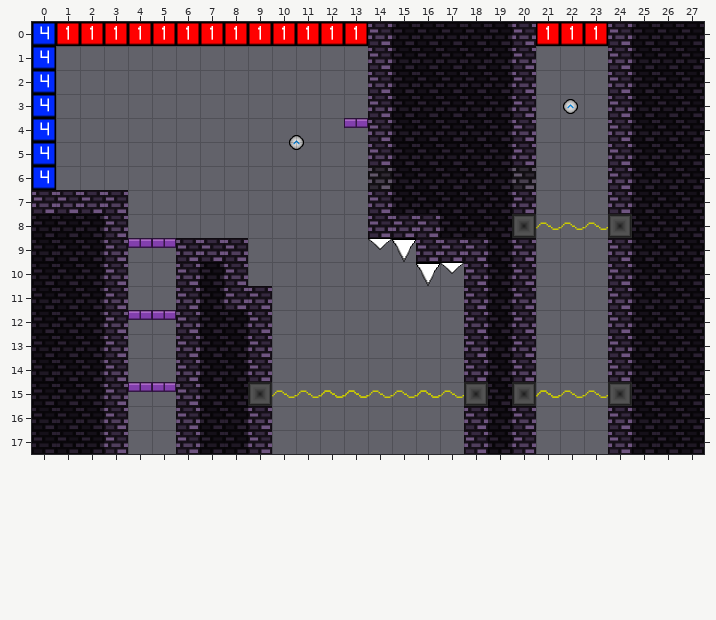
Tiled map, stored at assets/data/chapters/chapter1/ch1-map102.tmx. The picture above was drawn from the file before the commit.
Cells are 50x50 px. Shown: x 0..27, y 0..17.
After the commit:
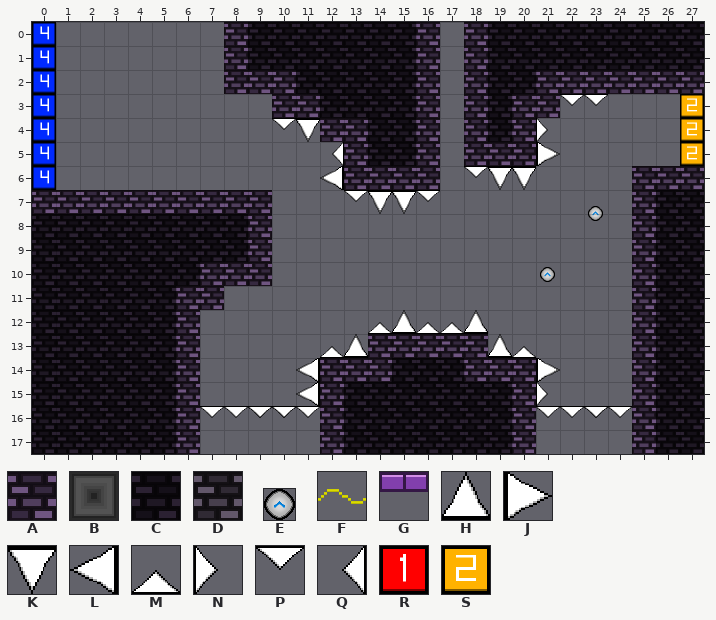
Key: from "chapter1tiles": A 0, B 6, C 8, D 39; from "double_jump": E 0; from "laser": F 0; from "slab": G 0; from "spike": H 0, J 1, K 2, L 3, M 4, N 5, P 6, Q 7; from "transition-tiles": R 0, S 1.
_ is an empty cell.
Objects are placed by their top-left corner, in cells (3,4 is the top-left corner of cell 3,4); size is 1x1 cell unless given.
Tiles replaced or removed in this view: A, B, C, D.
Change:
Changed rows in their new state; . is an unchanged cell.
Layer "tiles-main":
first column x 3:
 0 .....A....._.A.A._..._...
 1 .....A....._.A.A._..._...
 2 .....AAA..._.A.A._AAA.AAA
 3 .......AA.._.A.A..A.._...
 4 .........AA_.A.A....._...
 5 ..........A_.A_AA...._...
 6 ..........AAAA......._AAA
 7 .AAAAAA...._______..._A..
 8 _.....A....___..._..._A..
 9 _..___A......___._..._A..
10 _.._A.A........_._..._A..
11 _...A__........_._..._A..
12 _....._........_._..._A..
13 _....._....AAAA.._..._A..
14 _....._..AAA....A...._A..
15 _....._..A....._.A..._A..
16 _....._..A....._....._A..
17 _....._..A....._....._A..
Layer "tiles-deco":
first column x 3:
 0 ......CCCCCC.___.CCCCC...
 1 ......CCCCCC.___.CCCCC...
 2 ........CCCC.___.C....___
 3 .........CCC.___......___
 4 ...........C.___......___
 5 ...........C..........___
 6 ..........._______....___
 7 ......................_..
 8 CCCCCC........___....._..
 9 CCCCCC.........._....._..
10 CCCC_..........._....._..
11 CCC._..........._....._..
12 CCC.__.........._....._..
13 CCC.__.........._....._..
14 CCC.__......CCC._....._..
15 CCC.__....CCCCCC......_..
16 CCC.__....CCCCCC......_..
17 CCC.__....CCCCCC......_..
Layer "spike-normal":
added: P "spike" at 23,3
added: P "spike" at 22,3
added: P "spike" at 10,4
added: N "spike" at 21,4
added: K "spike" at 11,4
added: J "spike" at 21,5
added: Q "spike" at 12,5
added: P "spike" at 18,6
added: L "spike" at 12,6
added: K "spike" at 20,6
added: K "spike" at 19,6
added: P "spike" at 16,7
added: P "spike" at 13,7
added: K "spike" at 14,7
added: K "spike" at 15,7
added: M "spike" at 14,12
added: M "spike" at 16,12
added: M "spike" at 17,12
added: H "spike" at 15,12
added: H "spike" at 18,12
added: M "spike" at 12,13
added: M "spike" at 20,13
added: H "spike" at 13,13
added: H "spike" at 19,13
added: L "spike" at 11,14
added: J "spike" at 21,14
added: N "spike" at 21,15
added: L "spike" at 11,15
added: P "spike" at 7,16
added: P "spike" at 8,16
added: P "spike" at 9,16
added: P "spike" at 9,16
added: P "spike" at 10,16
added: P "spike" at 10,16
added: P "spike" at 11,16
added: P "spike" at 21,16
added: P "spike" at 22,16
added: P "spike" at 23,16
added: P "spike" at 23,16
added: P "spike" at 24,16
removed: P "spike" at 14,9
removed: K "spike" at 15,9
removed: P "spike" at 17,10
removed: K "spike" at 16,10
Layer "laser":
removed: F "laser" at 21,8
removed: F "laser" at 23,8
removed: F "laser" at 22,8
removed: F "laser" at 10,15
removed: F "laser" at 11,15
removed: F "laser" at 12,15
removed: F "laser" at 12,15
removed: F "laser" at 13,15
removed: F "laser" at 13,15
removed: F "laser" at 14,15
removed: F "laser" at 15,15
removed: F "laser" at 16,15
removed: F "laser" at 16,15
removed: F "laser" at 17,15
removed: F "laser" at 21,15
removed: F "laser" at 21,15
removed: F "laser" at 23,15
removed: F "laser" at 22,15
Layer "doubleJump":
added: E "doubleJump" at 23.2,7.7 size 0.6x0.6
added: E "doubleJump" at 21.1,10.2 size 0.6x0.6
removed: E "doubleJump" at 22.1,3.2 size 0.6x0.6
removed: E "doubleJump" at 10.7,4.7 size 0.6x0.6
Layer "slab":
removed: G "slab" at 13,4
removed: G "slab" at 4,9
removed: G "slab" at 5,9
removed: G "slab" at 4,12
removed: G "slab" at 5,12
removed: G "slab" at 4,15
removed: G "slab" at 5,15
Layer "warps":
added: S "warp" at 27,3
added: S "warp" at 27,4
added: S "warp" at 27,5
removed: R "warp" at 1,0
removed: R "warp" at 2,0
removed: R "warp" at 3,0
removed: R "warp" at 4,0
removed: R "warp" at 5,0
removed: R "warp" at 6,0
removed: R "warp" at 7,0
removed: R "warp" at 8,0
removed: R "warp" at 9,0
removed: R "warp" at 10,0
removed: R "warp" at 11,0
removed: R "warp" at 12,0
removed: R "warp" at 13,0
removed: R "warp" at 21,0
removed: R "warp" at 22,0
removed: R "warp" at 22,0
removed: R "warp" at 23,0
Where, in picture pixels (left, top, right, bottom), the same in both pictures:
changed: (56, 22, 704, 454)
